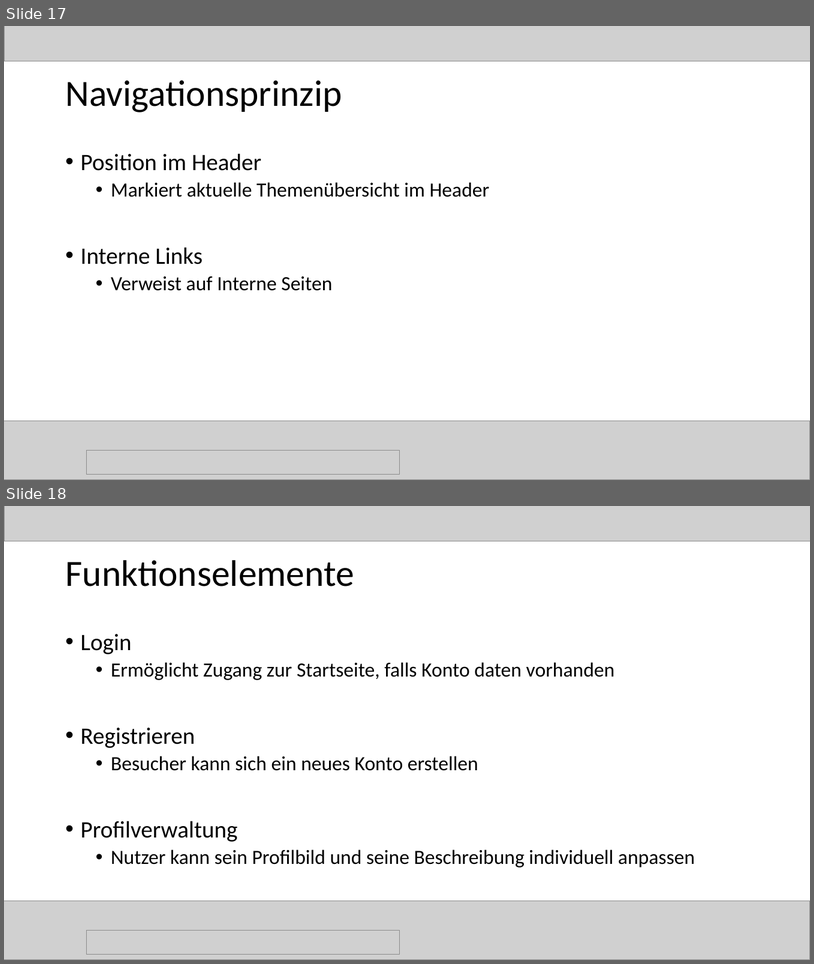
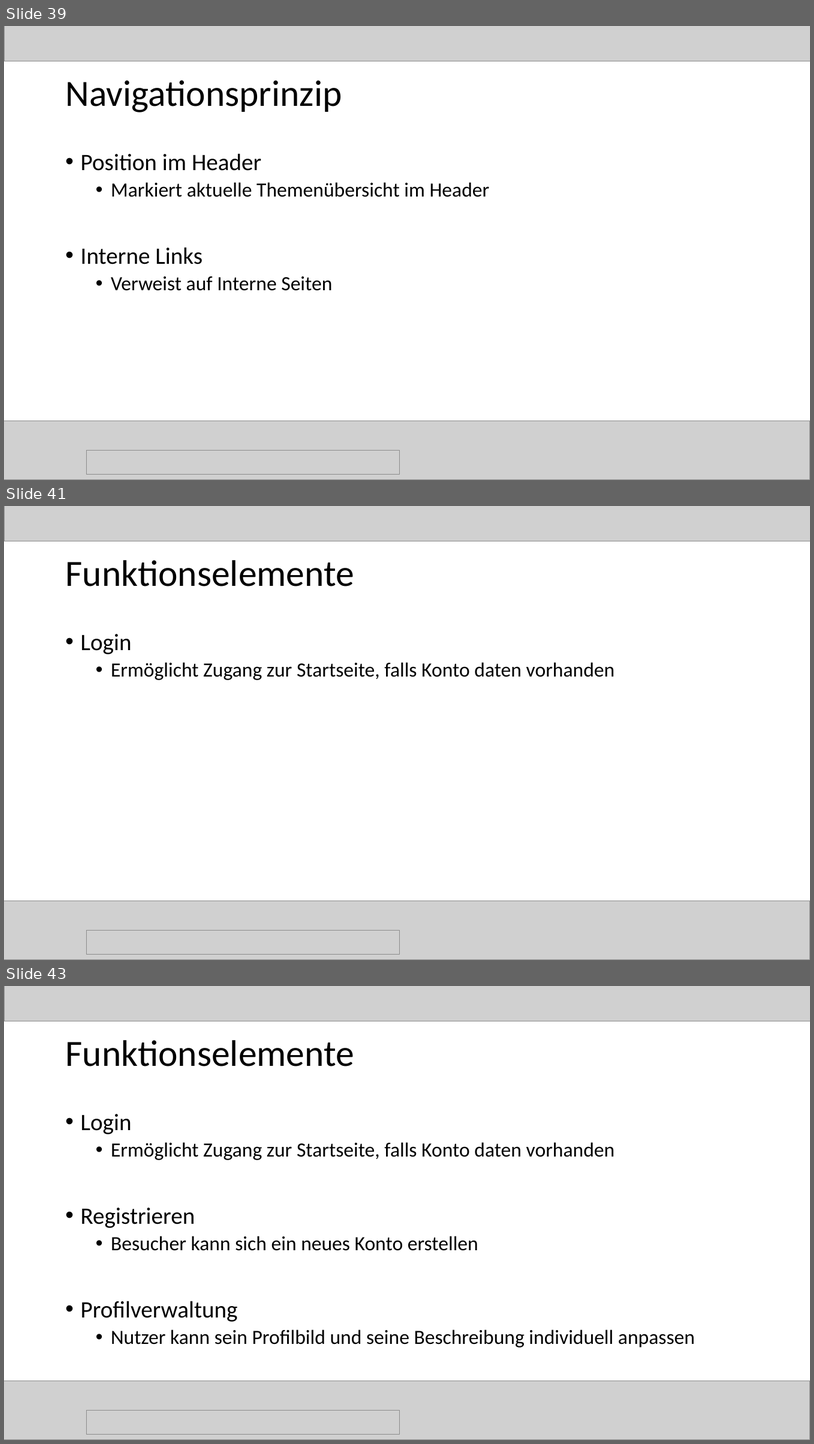
Before and after one commit to magharmi/StudentenFuerStudenten, a slide deck: websitePPneu.pptx. Shown one above the other, each under a label of ours: slides 17 and 18 before the commit, slides 39, 41 and 43 after it; the slides between them are not shown. The pictures are 814x964 and 814x1444 pixels, drawn with LibreOffice and Linux fonts; fonts in the diff are those of the drawing; grey boxes stand for pictures. Boxes give left, top, right and bottom in pixels: in the first picture for what was removed or moved away, otherwise in the second. Text is boxed around its words. In the diff, an @@ line names an element or a change of style, - is before the commit and + after.

```diff
--- a/websitePPneu.pptx
+++ b/websitePPneu.pptx
@@ slide 41 added at box(4, 506, 810, 960), background #FFFFFF @@
@@ picture added at box(4, 506, 810, 541) @@
@@ title added at box(65, 560, 354, 586), 44 pt, text #000000 @@
+Funktionselemente
@@ text added at box(81, 634, 615, 680), 24 pt, text #000000 @@
+• Login
+  • Ermöglicht Zugang zur Startseite, falls Konto daten vorhanden
@@ picture added at box(4, 900, 810, 960) @@
@@ picture added at box(86, 930, 399, 954) @@
@@ what was slide 17 is now slide 39 @@
@@ what was slide 18 is now slide 43 @@
```
Also in this commit, not shown: 1 slide changed, 28 other slides added.
